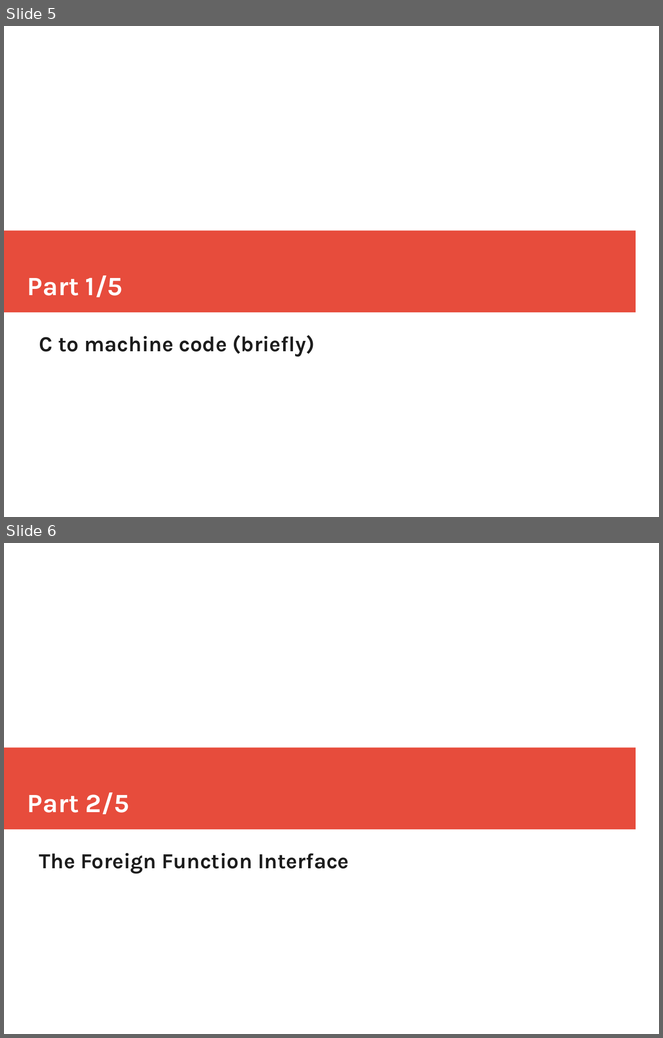
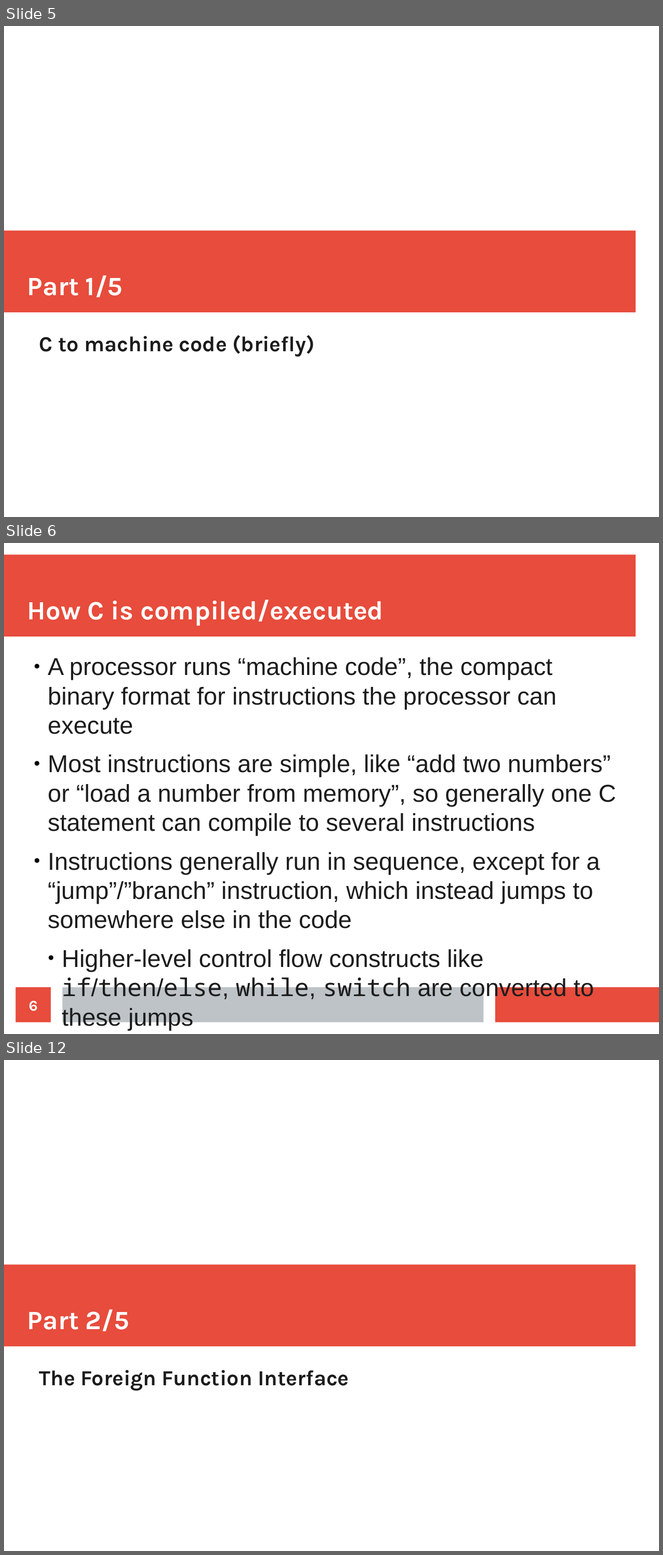
Before and after one commit to mtolly/haskell-c-talk, a slide deck: presentation.odp. Shown one above the other, each under a label of ours: slides 5 and 6 before the commit, slides 5, 6 and 12 after it; the slides between them are not shown. The pictures are 663x1038 and 663x1555 pixels, drawn with LibreOffice and Linux fonts; fonts in the diff are those of the drawing. Boxes give left, top, right and bottom in pixels: in the first picture for what was removed or moved away, otherwise in the second. Text is boxed around its words. In the diff, an @@ line names an element or a change of style, - is before the commit and + after.

```diff
--- a/presentation.odp
+++ b/presentation.odp
@@ slide 6 added at [4,543,659,1034], background #FFFFFF @@
@@ rectangle added at [4,555,636,637], fill #E74C3C @@
@@ title added at [27,600,384,626], 32 pt, text #FFFFFF, bold @@
+How C is compiled/executed
@@ text added at [48,657,617,1031], 29.6 pt, text #1C1C1C @@
+● A processor runs “machine code”, the compact binary format for instructions the processor can execute
+● Most instructions are simple, like “add two numbers” or “load a number from memory”, so generally one C statement can compile to several instructions
+● Instructions generally run in sequence, except for a “jump”/”branch” instruction, which instead jumps to somewhere else in the code
+  ● Higher-level control flow constructs like if/then/else, while, switch are converted to these jumps
@@ page number added at [16,988,51,1023], fill #E74C3C, 18 pt, text #FFFFFF, bold @@
+6
@@ rectangle added at [62,988,484,1023], fill #BDC3C7 @@
@@ rectangle added at [496,988,659,1023], fill #E74C3C @@
@@ what was slide 6 is now slide 12 @@
```
Also in this commit, not shown: 2 slides changed, 5 other slides added, 6 other files.
